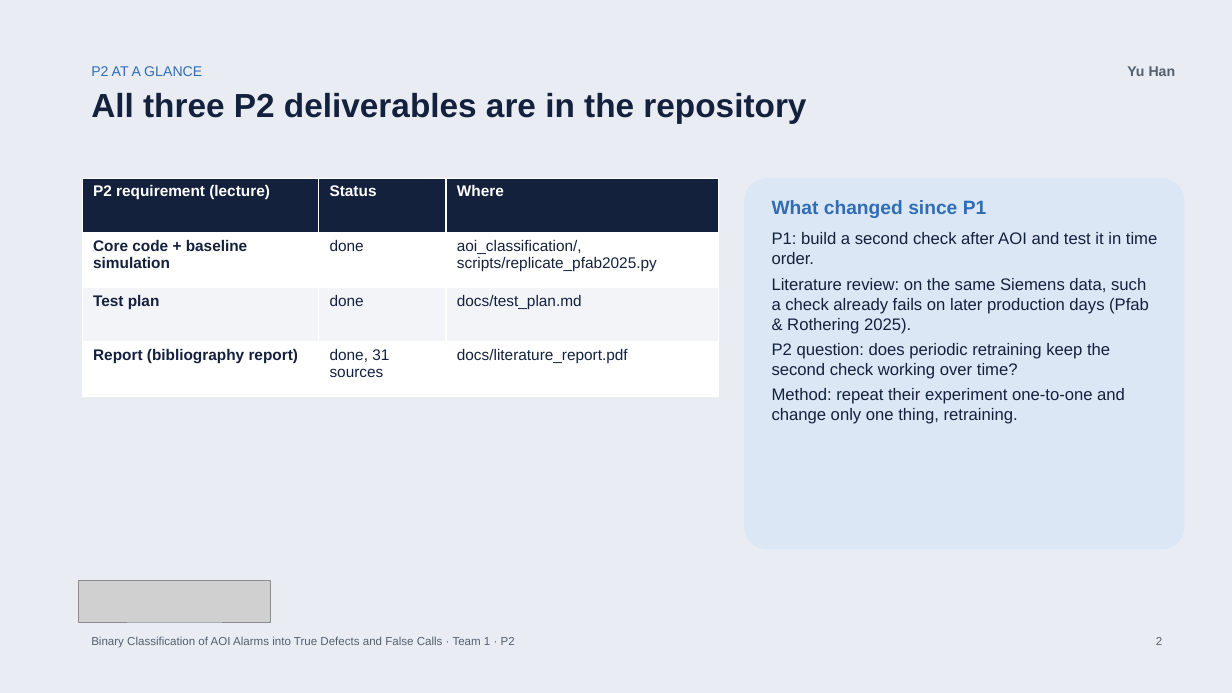
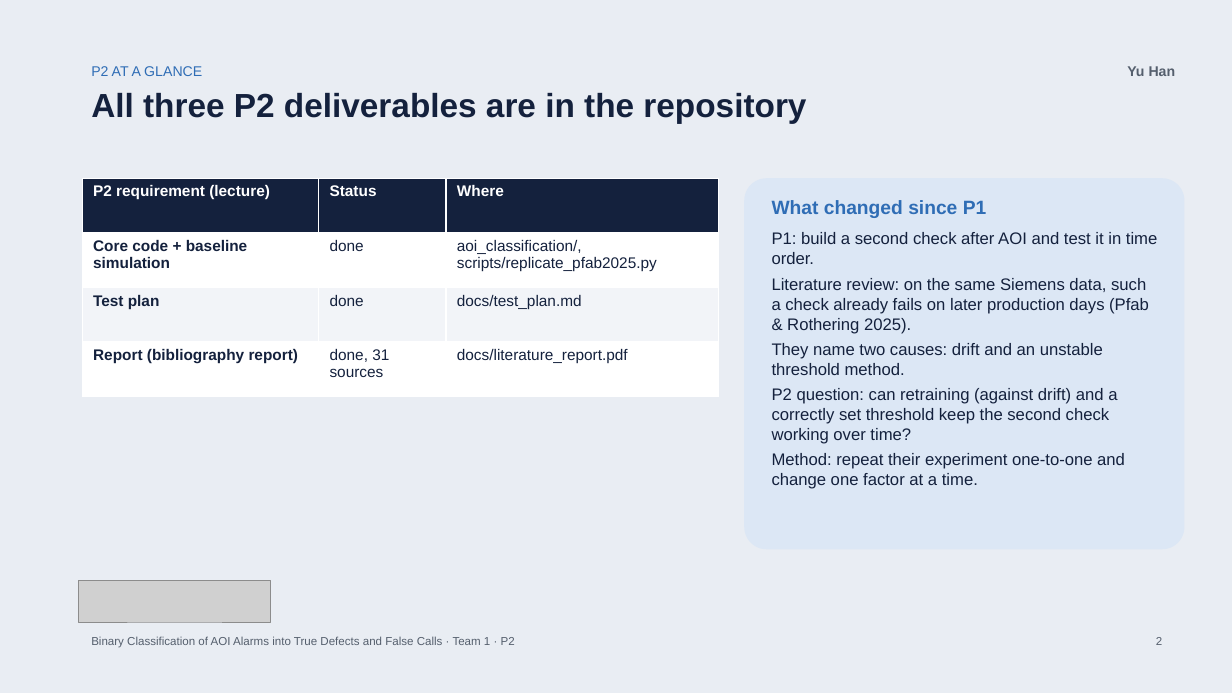
Before and after one commit to bodhi584/aoi-false-call-classification, a slide deck: slide 2 of docs/slides_p2.pptx. Drawn at 1232x693 pixels with LibreOffice and Linux fonts; fonts in the diff are those of the drawing; grey boxes stand for pictures. Boxes give left, top, right and bottom in pixels: in the first picture for what was removed or moved away, otherwise in the second. Text is boxed around its words. In the diff, an @@ line names an element or a change of style, - is before the commit and + after.

Commit message:
Research question covers both causes named in Pfab & Rothering: threshold and drift (#32, #36)

```diff
--- a/docs/slides_p2.pptx
+++ b/docs/slides_p2.pptx
@@ text at (x1=772, y1=343, x2=1125, y2=489): text changed @@
-P2 question: does periodic retraining keep the second check working over time?
-Method: repeat their experiment one-to-one and change only one thing, retraining.
+They name two causes: drift and an unstable threshold method.
+P2 question: can retraining (against drift) and a correctly set threshold keep the second check working over time?
+Method: repeat their experiment one-to-one and change one factor at a time.
```
Also in this commit, not shown: 3 other slides changed, 3 other files.
